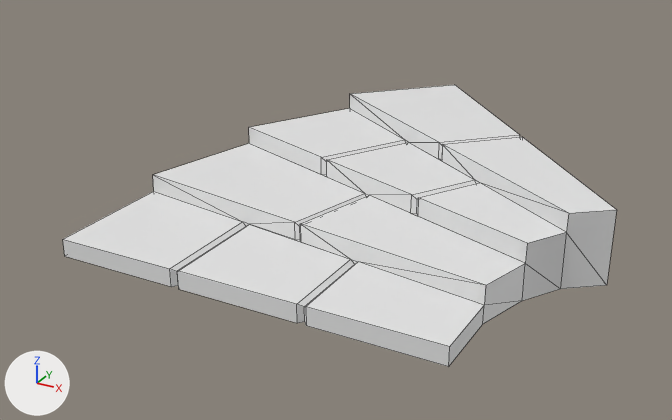
Renders of the FBX model Assets/Models/Steps.FBX from each side of a commit.
Before and after are seen from a 50 mm camera at (-0.41, -14.17, 9.95) aimed at (-11.13, 5.33, 0.21). The axes (+X, +Y, +Z) are drawn at lower left. The lights are the same throughout. Mesh edges are drawn as thin lines. Where no turn or scale is listed for an object, it has been applied to the vertices. Vertices at the same position are counted once.

The scene before the commit, as lines of its bpy script (objects in view):
```python
me_mesh = bpy.data.meshes.new('Mesh')
me_mesh.from_pydata(...)  # 84 vertices, 82 faces; spans x -5.2..6.5, y -3.35..8.79, z -1.01..0.84
ob_box010 = bpy.data.objects.new('Box010', me_mesh)
ob_box010.location = (-10.5, 3.56, 1.01)
```
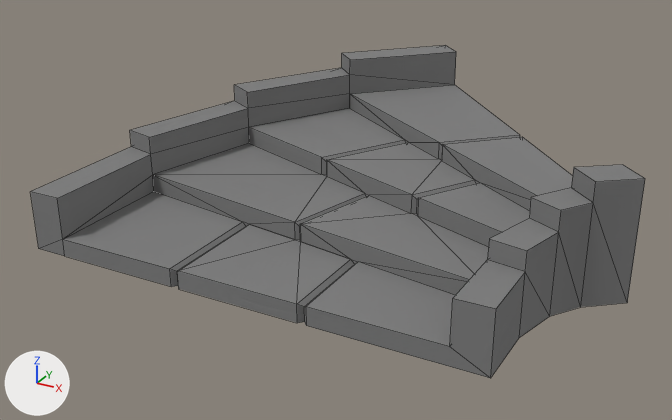
Pixel boxes [x1, y1, x2, y2] of what changed, in the pictures (672 x 420 px):
```json
{"object": "Box010", "change": "reshaped", "before": [63, 85, 617, 367], "after": [31, 45, 645, 378], "on screen": "11% wider, 18% taller"}
{"part": 1, "of": "me_mesh", "change": "built on", "before": [64, 142, 617, 367], "after": [31, 45, 645, 378]}
{"part": 2, "of": "me_mesh", "change": "recoloured", "before": [63, 85, 573, 346], "after": [63, 85, 573, 346], "on screen": "white to grey"}
```

Edits to the scene script, one JSON object a line:
```json
{"op": "add", "block": "img_trim_rock_png", "code": ["img_trim_rock_png = load_image('Trim_rock.png', '../Texture/Trim_rock.png', 1024, 1024, 'sRGB')"]}
{"op": "add", "block": "mat_rocks_mat", "code": ["mat_rocks_mat = principled_material('Rocks_mat')", "mat_rocks_mat.texture = img_trim_rock_png", "mat_rocks_mat.roughness = 0.859"]}
{"block": "me_mesh", "where": "# used by ob_box010; location = (-10.5, 3.56, 1.01)"}
{"op": "remove", "block": "me_mesh", "code": "me_mesh.from_pydata(...)  # 84 vertices, 82 faces; spans x -5.2..6.5, y -3.35..8.79, z -1.01..0.84"}
{"op": "add", "block": "me_mesh", "code": "me_mesh.from_pydata(...)  # 118 vertices, 124 faces; spans x -6.05..7.09, y -3.35..9.39, z -1.01..1.89"}
{"block": "me_mesh", "change": "me_mesh part 1"}
{"block": "me_mesh", "change": "10 vertices are removed from x -5.2..6.5, y -3.35..8.79, z -1.01..-0.56"}
{"block": "me_mesh", "change": "24 faces are deleted"}
{"block": "me_mesh", "change": "36 vertices are added at x -6.05..7.09, y -3.35..9.39, z -1.01..1.89"}
{"block": "me_mesh", "change": "8 new vertices lie (0.0, 0.0, 0.46) away from vertices in x -6.03..6.25, y -1.68..6.94, z 0.49..1.43"}
{"block": "me_mesh", "change": "66 new faces join them"}
{"block": "me_mesh", "change": "me_mesh part 2: 58 faces spanning x -5.2..6.5, y -3.35..8.79, z -1.01..0.84 switch from no material to mat_rocks_mat (picture img_trim_rock_png)"}
```
